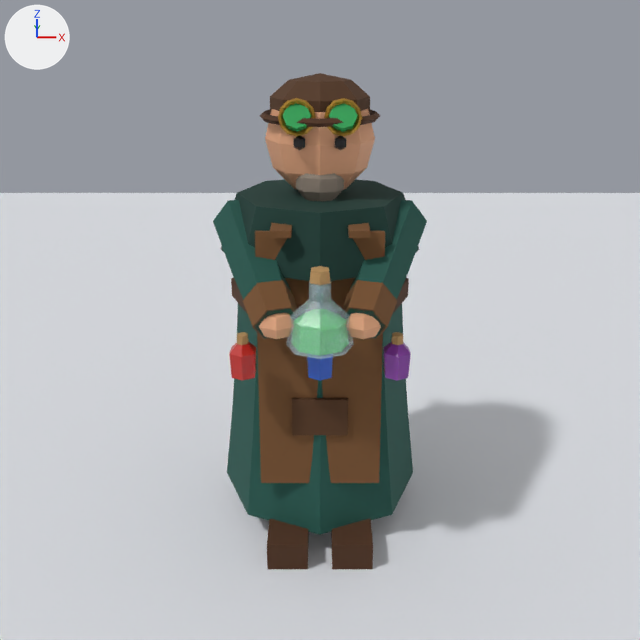
What one commit did to the Blender file scenes/049-lowpoly-alchemist.blend.
Before and after are seen from the file's camera 'Camera'. Lighting does not change. The marker at upper left points along +X, +Y and +Z. The picture after the commit comes second.

Before the edit, the objects in view are built like this:
```python
ob_apron = bpy.data.objects.new('Apron', me_apron)
ob_apron.location = (0.0, 0.0, 0.0)
ob_apron.rotation_euler = (-0.0698, 0.0, 0.0)  # degrees (-4, 0, 0)
ob_apronpocket = bpy.data.objects.new('ApronPocket', me_apronpocket)
ob_apronpocket.location = (0.0, 0.0, 0.0)
ob_apronpocket.rotation_euler = (-0.0698, 0.0, 0.0)  # degrees (-4, 0, 0)
ob_potionbluebody = bpy.data.objects.new('PotionBlueBody', me_potionbluebody)
ob_potionbluebody.location = (0.0, 0.0, 0.0)
ob_potionpurplebody = bpy.data.objects.new('PotionPurpleBody', me_potionpurplebody)
ob_potionpurplebody.location = (0.0, 0.0, 0.0)
ob_potionredbody = bpy.data.objects.new('PotionRedBody', me_potionredbody)
ob_potionredbody.location = (0.0, 0.0, 0.0)
ob_robe = bpy.data.objects.new('Robe', me_robe)
ob_robe.location = (0.0, 0.0, 0.0)
# also in view: 'Ground' at (0.0, 0.0, 0.0); 'Shawl' at (0.0, 0.0, 1.21); 'Shoe' at (-0.12, -0.3, 0.055); 'Arm.001' at (0.234, -0.227, 1.117); 'Shoe.001' at (0.12, -0.3, 0.055)
```
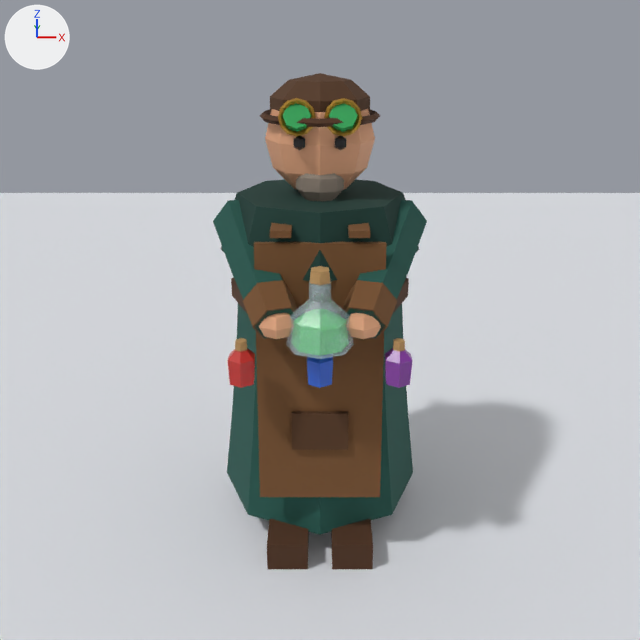
Where the change shows, as pixel boxes [x1, y1, x2, y2] in the pictures (640 x 640 px):
'Apron', moved
    before: [255, 231, 385, 483]
    after: [254, 242, 386, 497]
'ApronPocket', moved
    before: [292, 398, 348, 435]
    after: [292, 411, 348, 450]
'PotionRedBody', moved
    before: [229, 342, 256, 381]
    after: [228, 348, 255, 388]
'PotionPurpleBody', moved
    before: [384, 342, 411, 381]
    after: [385, 348, 412, 388]
'PotionBlueBody', moved
    before: [307, 357, 333, 381]
    after: [307, 357, 333, 388]

The edits, one by one:
me_apron is used by ob_apron; location (0.0, 0.0, 0.0); rotation (-0.0698, 0.0, 0.0), in degrees (-4, 0, 0).
me_apron had 8 vertices, 6 faces and spanned x -0.22..0.22, y -0.38..-0.35, z 0.275..1.225.
me_apron now has 8 vertices, 6 faces and spans x -0.22..0.22, y -0.015..0.015, z -0.475..0.475.
me_apron part 1: the whole mesh is moved by (0.0, 0.365, -0.75).
me_apronpocket is used by ob_apronpocket; location (0.0, 0.0, 0.0); rotation (-0.0698, 0.0, 0.0), in degrees (-4, 0, 0).
me_apronpocket had 8 vertices, 6 faces and spanned x -0.1..0.1, y -0.398..-0.373, z 0.48..0.62.
me_apronpocket now has 8 vertices, 6 faces and spans x -0.1..0.1, y -0.013..0.013, z -0.07..0.07.
me_apronpocket part 2: the whole mesh is moved by (0.0, 0.385, -0.55).
me_potionredbody is used by ob_potionredbody; location (0.0, 0.0, 0.0).
me_potionredbody had 20 vertices, 24 faces and spanned x -0.3033..-0.2167, y -0.47..-0.37, z 0.78..0.9.
me_potionredbody now has 20 vertices, 24 faces and spans x -0.3033..-0.2167, y -0.52..-0.42, z 0.78..0.9.
me_potionredbody part 3: the whole mesh is moved by (0.0, -0.05, 0.0).
me_potionbluebody is used by ob_potionbluebody; location (0.0, 0.0, 0.0).
me_potionbluebody had 20 vertices, 24 faces and spanned x -0.0433..0.0433, y -0.47..-0.37, z 0.78..0.9.
me_potionbluebody now has 20 vertices, 24 faces and spans x -0.0433..0.0433, y -0.52..-0.42, z 0.78..0.9.
me_potionbluebody part 4: the whole mesh is moved by (0.0, -0.05, 0.0).
me_potionpurplebody is used by ob_potionpurplebody; location (0.0, 0.0, 0.0).
me_potionpurplebody had 20 vertices, 24 faces and spanned x 0.2167..0.3033, y -0.47..-0.37, z 0.78..0.9.
me_potionpurplebody now has 20 vertices, 24 faces and spans x 0.2167..0.3033, y -0.52..-0.42, z 0.78..0.9.
me_potionpurplebody part 5: the whole mesh is moved by (0.0, -0.05, 0.0).
Object 'Apron' (ob_apron) moves from (0.0, 0.0, 0.0) to (0.0, -0.365, 0.75).
Object 'ApronPocket' (ob_apronpocket) moves from (0.0, 0.0, 0.0) to (0.0, -0.399, 0.55).
